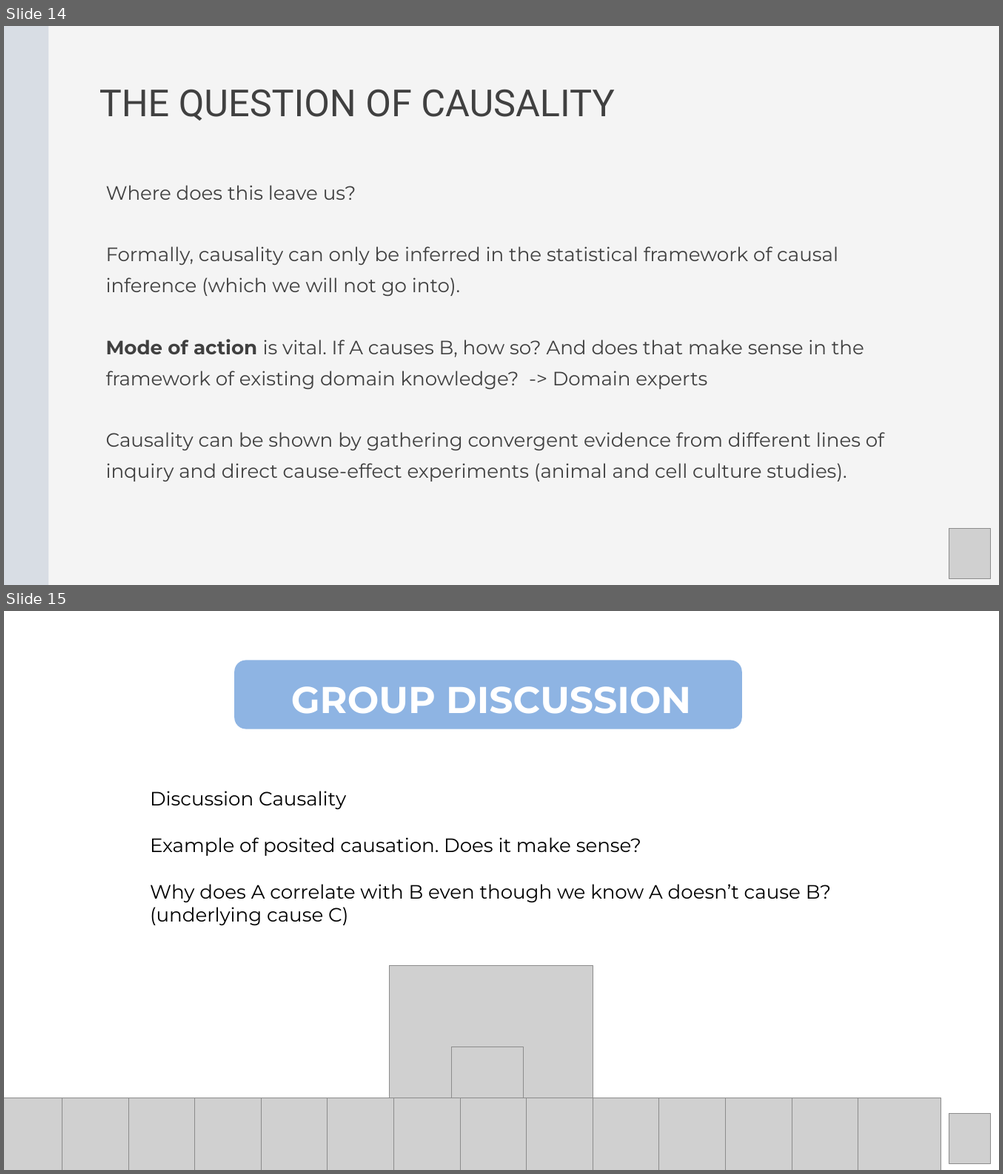
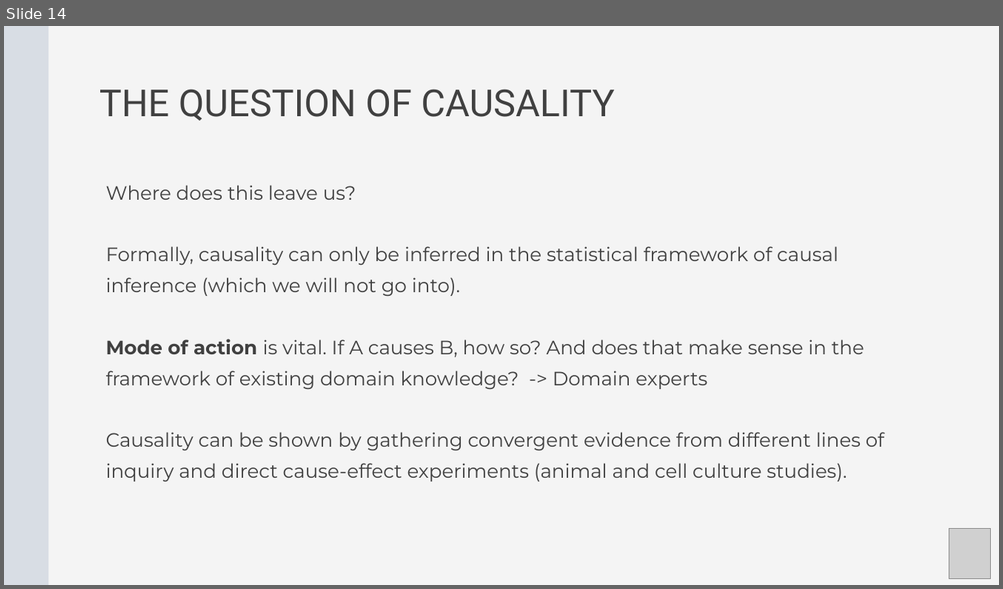
Before and after one commit to Center-for-Health-Data-Science/Foundations-of-Health-Data-Science, a slide deck: Slides/FHDS_Model_Evaluation_Part4.pptx. Shown one above the other, each under a label of ours: slides 14 and 15 before the commit, slide 14 after it. The pictures are 1003x1174 and 1003x589 pixels, drawn with LibreOffice and Linux fonts; fonts in the diff are those of the drawing; grey boxes stand for pictures. Boxes give left, top, right and bottom in pixels: in the first picture for what was removed or moved away, otherwise in the second. Text is boxed around its words. In the diff, an @@ line names an element or a change of style, - is before the commit and + after.

```diff
--- a/Slides/FHDS_Model_Evaluation_Part4.pptx
+++ b/Slides/FHDS_Model_Evaluation_Part4.pptx
@@ slide 15 removed at [4, 611, 999, 1170], background #FFFFFF @@
@@ rounded rectangle removed at [234, 661, 742, 729] @@
@@ text removed at [291, 686, 691, 714] @@
-GROUP DISCUSSION
@@ text removed at [150, 791, 831, 926] @@
-Discussion Causality
-Example of posited causation. Does it make sense?
-Why does A correlate with B even though we know A doesn’t cause B? (underlying cause C)
@@ picture removed at [390, 966, 592, 1169] @@
@@ picture removed at [451, 1047, 523, 1119] @@
@@ group removed at [4, 1098, 941, 1170]: 14 pictures @@
@@ picture removed at [949, 1113, 990, 1164] @@
```
Also in this commit, not shown: 1 slide added, 2 other files.
